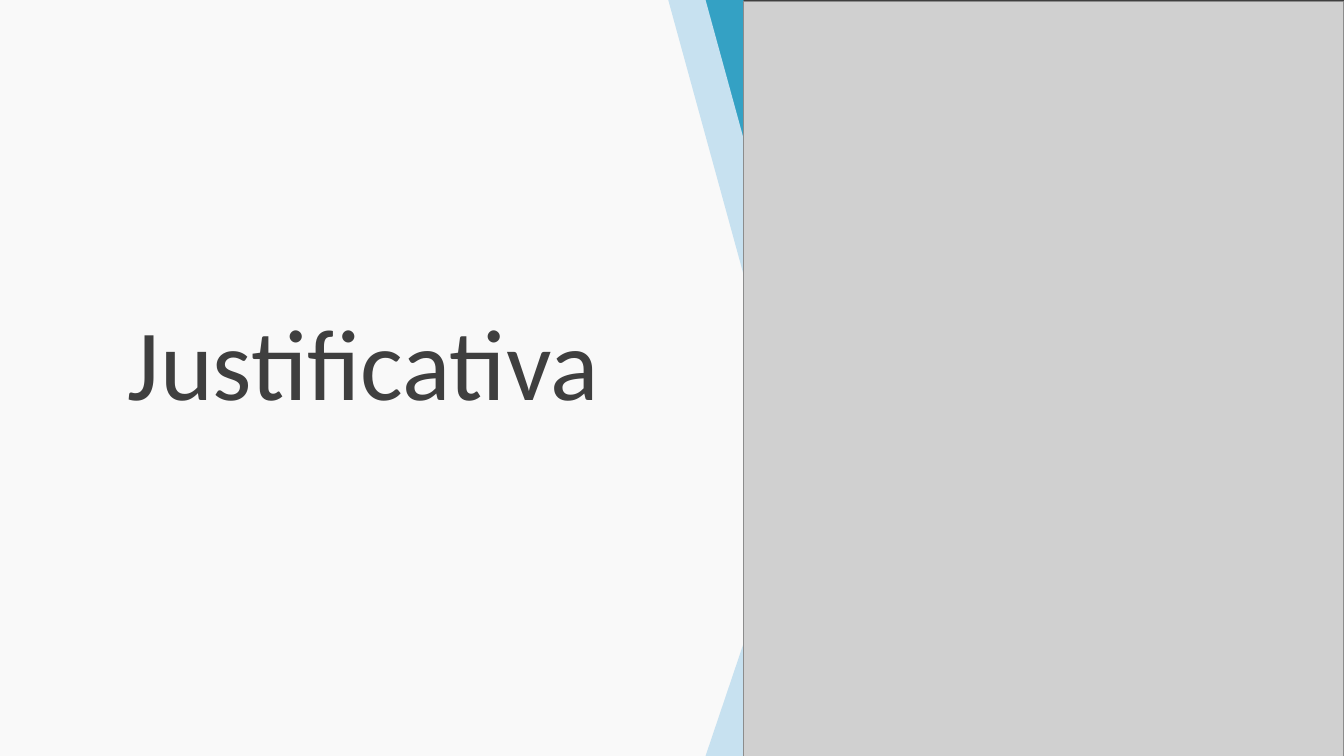
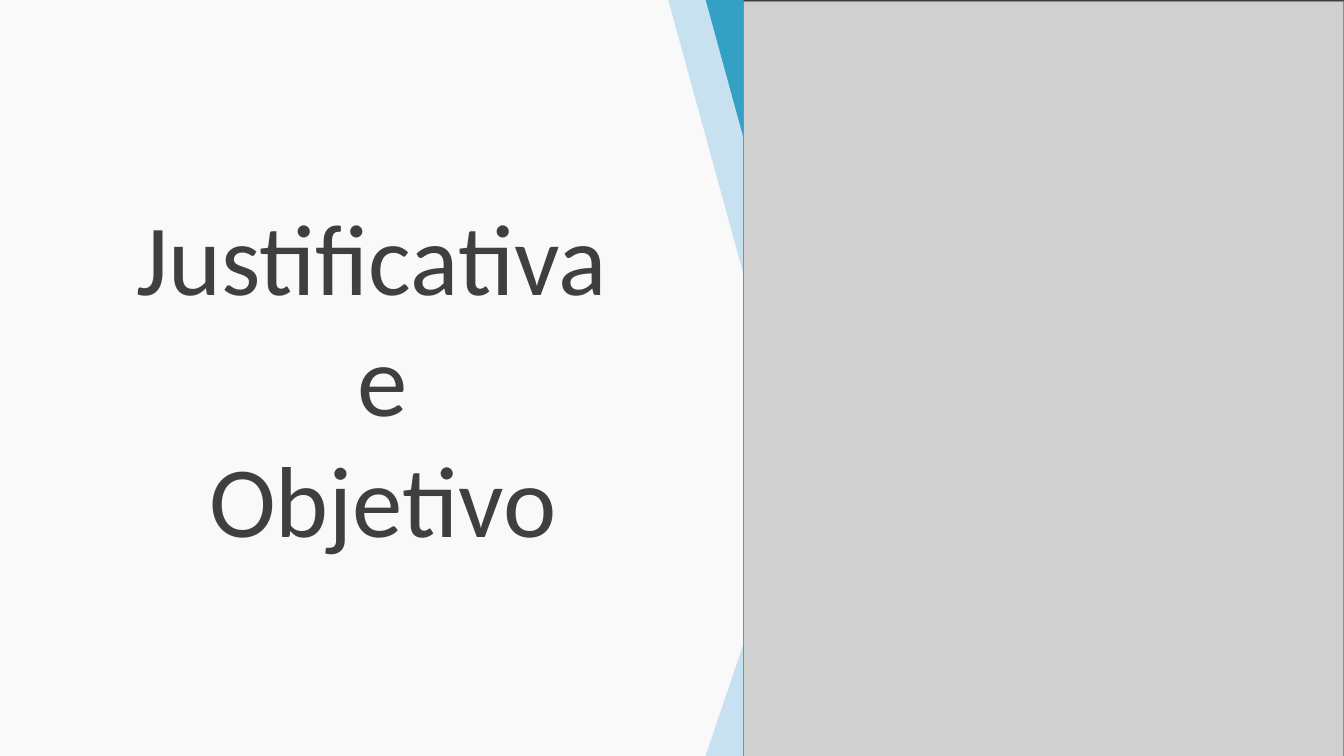
Before and after one commit to esteves-esta/TechHumi, a slide deck: slide 8 of documentacao/PowerPoint.pptx. Drawn at 1344x756 pixels with LibreOffice and Linux fonts; fonts in the diff are those of the drawing; grey boxes stand for pictures; background and template pictures are left out. Boxes give left, top, right and bottom in pixels: in the first picture for what was removed or moved away, otherwise in the second. Text is boxed around its words. In the diff, an @@ line names an element or a change of style, - is before the commit and + after.

```diff
--- a/documentacao/PowerPoint.pptx
+++ b/documentacao/PowerPoint.pptx
@@ text "Justificativa": place and size @@
-text "Justificativa" at [128, 330, 598, 401]
+text "Justificativa" at [136, 225, 606, 555]
@@ text at [136, 225, 606, 296]: alignment left to centre @@
@@ text at [209, 367, 556, 555]: paragraphs added @@
+e
+Objetivo
```
Also in this commit, not shown: 1 other slide changed, 6 slides added.
